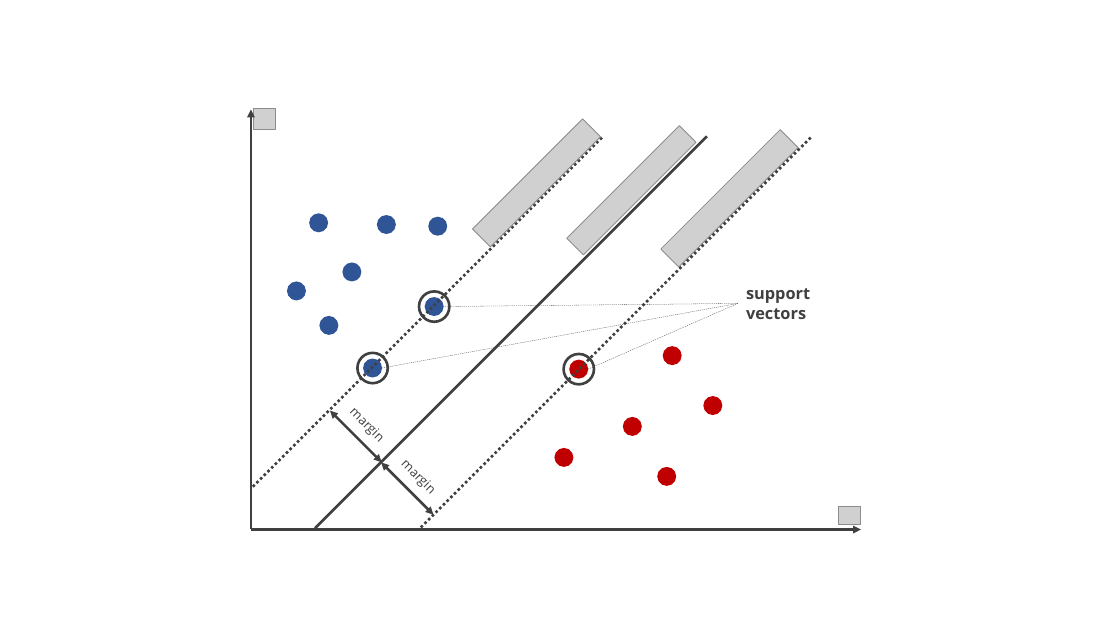
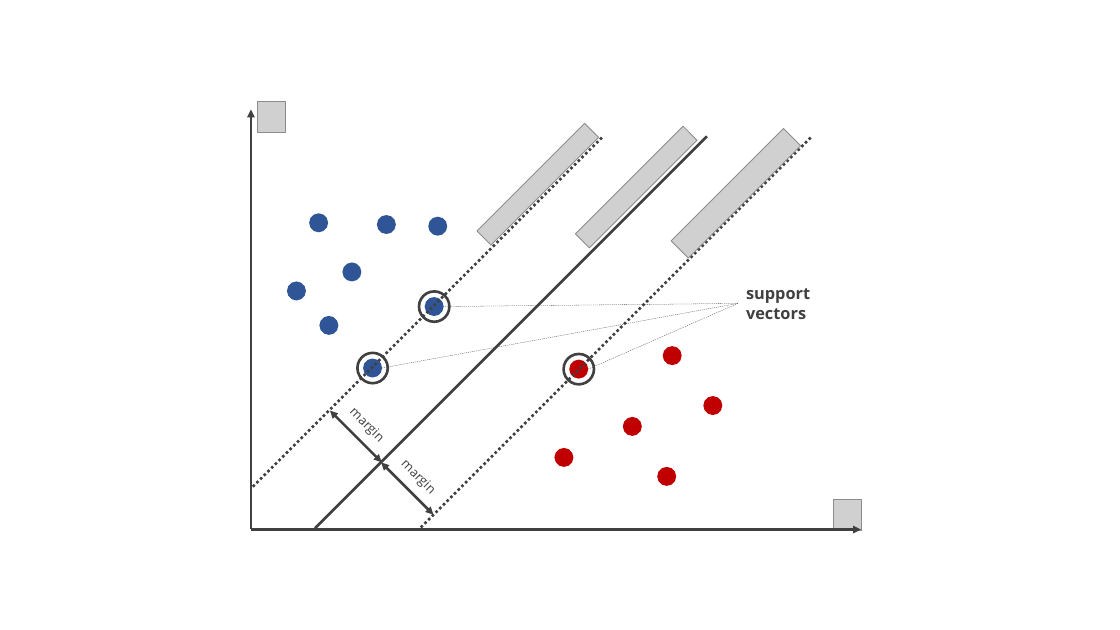
Before and after one commit to hungpq7/data-science, a slide deck: slide 6 of image/0_raw_image.pptx. Drawn at 1120x630 pixels with LibreOffice and Linux fonts; fonts in the diff are those of the drawing; grey boxes stand for pictures. Boxes give left, top, right and bottom in pixels: in the first picture for what was removed or moved away, otherwise in the second. Text is boxed around its words. In the diff, an @@ line names an element or a change of style, - is before the commit and + after.

```diff
--- a/image/0_raw_image.pptx
+++ b/image/0_raw_image.pptx
@@ picture removed at [253,108,275,129] @@
@@ picture added at [258,102,286,134] @@
@@ picture: place and size @@
-picture at [473,119,600,247]
+picture at [477,123,599,245]
@@ picture: place and size @@
-picture at [567,125,697,255]
+picture at [576,126,697,248]
@@ picture: place and size @@
-picture at [661,130,798,267]
+picture at [671,129,800,258]
@@ picture added at [833,499,861,531] @@
@@ picture removed at [839,507,861,525] @@
```
Also in this commit, not shown: 3 other slides changed, 37 other files.
